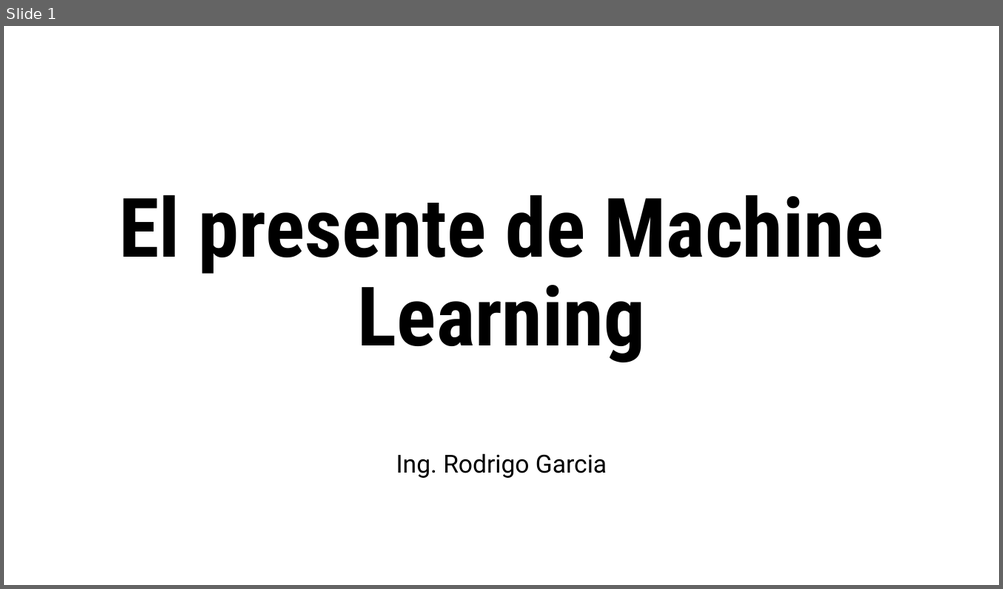
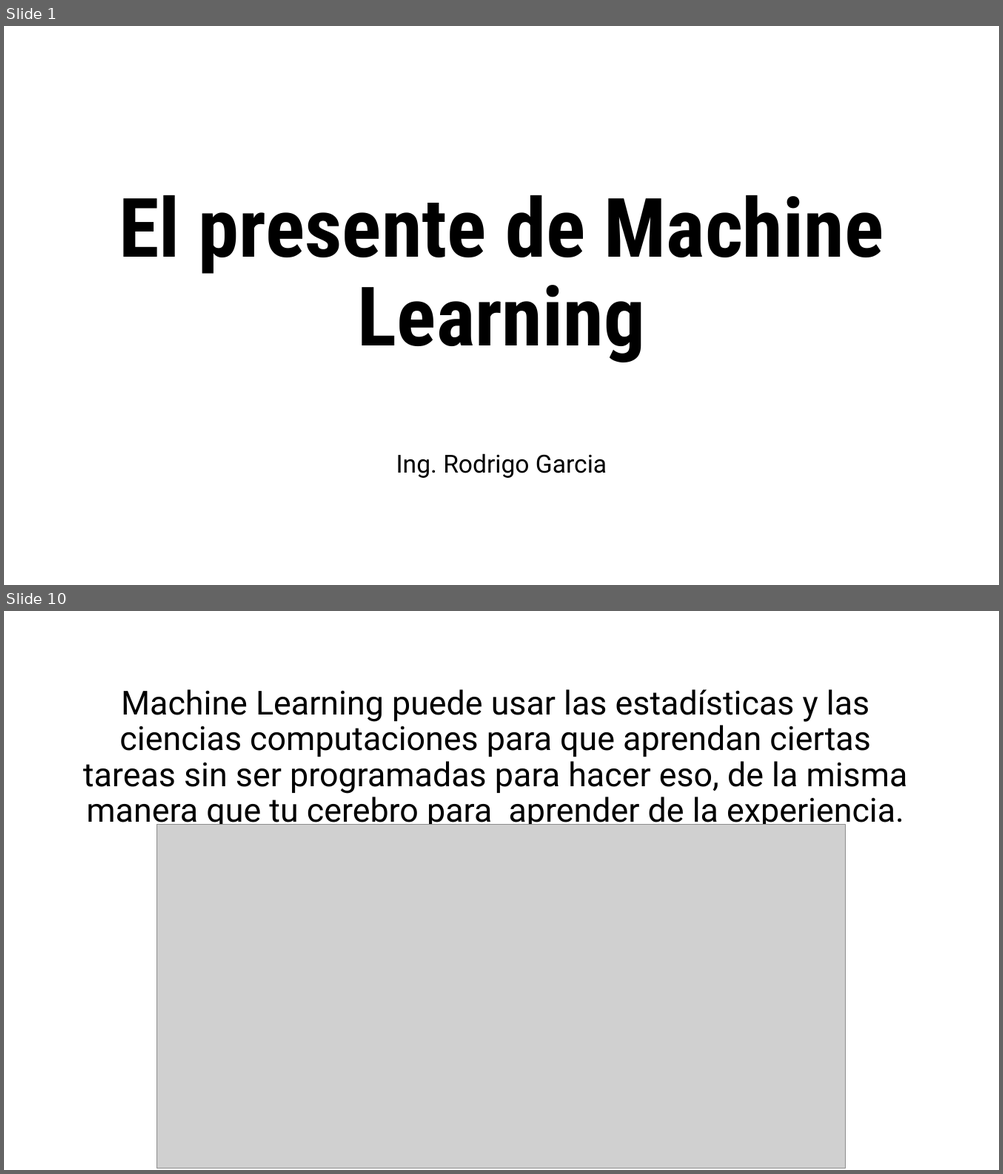
Before and after one commit to raxielh/Conferencias, a slide deck: El presente de Machine Learning.pptx. Shown one above the other, each under a label of ours: slide 1 before the commit, slides 1 and 10 after it; the slides between them are not shown. The pictures are 1003x589 and 1003x1174 pixels, drawn with LibreOffice and Linux fonts; fonts in the diff are those of the drawing; grey boxes stand for pictures. Boxes give left, top, right and bottom in pixels: in the first picture for what was removed or moved away, otherwise in the second. Text is boxed around its words. In the diff, an @@ line names an element or a change of style, - is before the commit and + after.

```diff
--- a/El presente de Machine Learning.pptx
+++ b/El presente de Machine Learning.pptx
@@ slide 10 added at bbox=[4, 611, 999, 1170], background #FFFFFF @@
@@ text added at bbox=[83, 689, 908, 831], 32 pt, text #000000 @@
+Machine Learning puede usar las estadísticas y las ciencias computaciones para que aprendan ciertas tareas sin ser programadas para hacer eso, de la misma manera que tu cerebro para aprender de la experiencia.
@@ picture added at bbox=[157, 824, 845, 1168] @@
```
Also in this commit, not shown: 1 slide changed, 10 other slides added, 1 slide removed, 1 other file.
